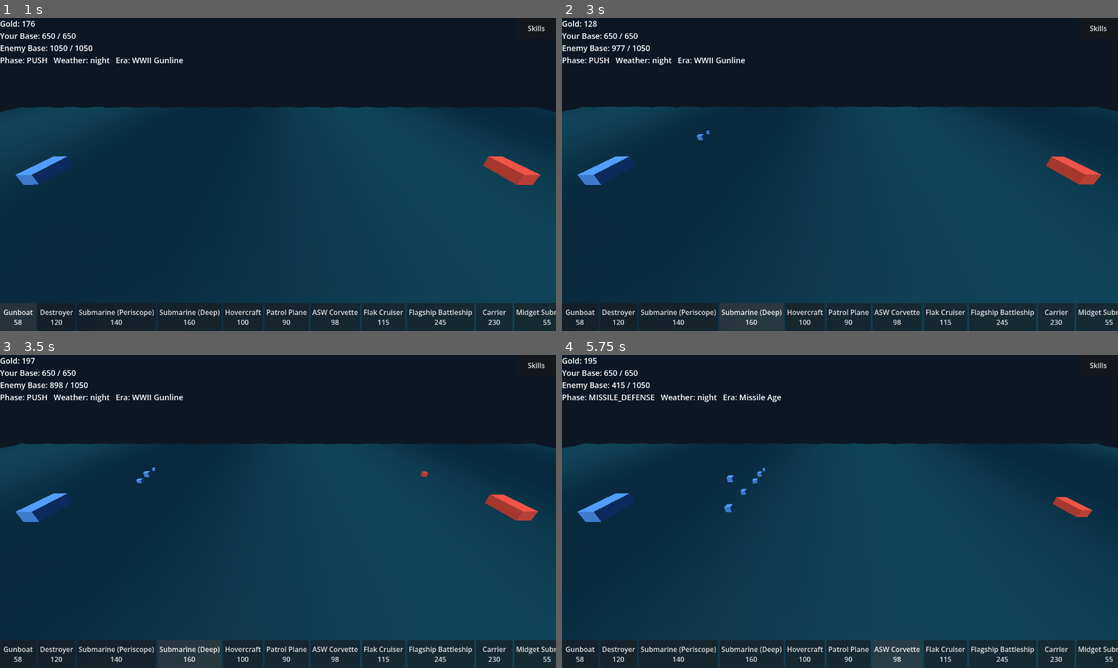
Above: before the commit, frames 1-4 (two rows, left to right).
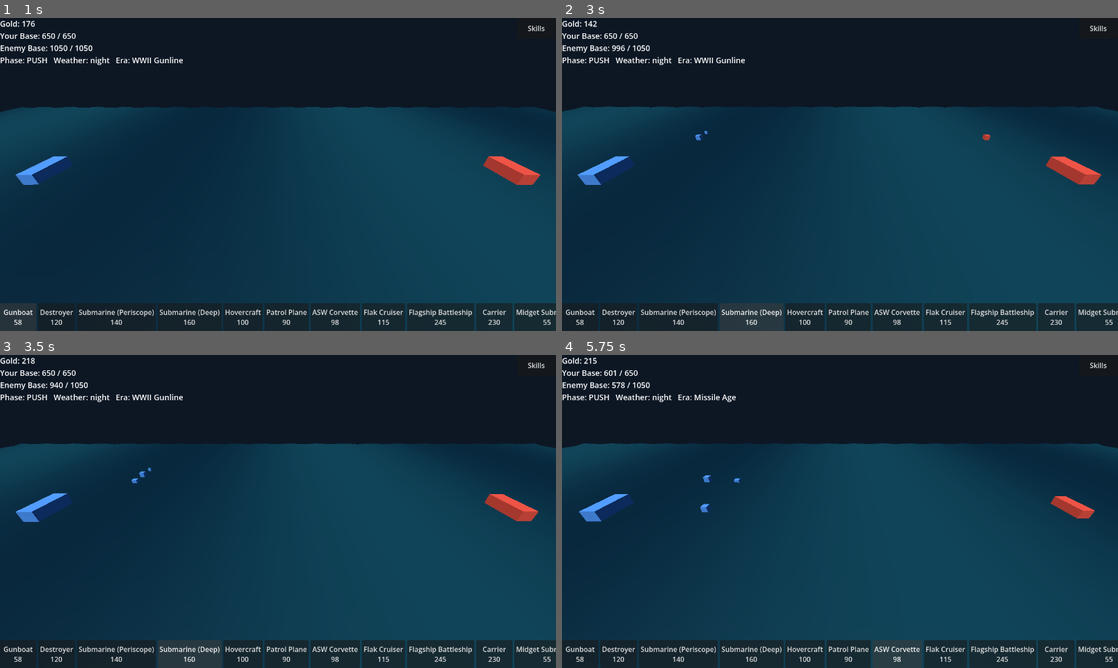
Above: after the commit, the same moments.

Repository: icomppower/iron-corridor
Game: Godot game, scene res://presentation/Main.tscn
The game is run twice, just before and just after one commit, with the same random seed, the same clock (stepped at 60 frames per second) and the same inputs.
Inputs:
- Up to frame 1 (1 s): click "Gunboat 58" at 0.5 s
- Up to frame 2 (3 s): click "Destroyer 120" at 1.25 s; click "Submarine (Periscope) 140" at 2 s; click "Submarine (Deep) 160" at 2.75 s
- Up to frame 3 (3.5 s): no input
- Up to frame 4 (5.75 s): click "Hovercraft 100" at 3.5 s; click "Patrol Plane 90" at 4.25 s; click "ASW Corvette 98" at 5 s

Frame 1 is identical in both runs. In frame 2, 0.1% of the frame differs, in the area x 4-97%, y 0-54%; in frame 3, 0.2%; in frame 4, 0.8%, in the area x 2-96%, y 0-54%.

Commit message:
Balance convergence pass 6: shave the leaders early, harden eco's wall
Pass-5: 16/21, all levels winnable + all bosses killable + mono test
green for the first time. Remaining: turtle 1.00 / mixed 0.87 aggregates
(rebounded when L4/L5 went sub-lean), one curve inversion (L2 0.68 <
L3 0.75), mixed's mid-range rates amplifying weather (0.21/0.36 swings),
and eco dying ~tick 59 on L1 (not a timeout — its wall folds against
L1's concentrated 4-slot enemy rotation; the budget raise only lifted
the 15% threshold on it).

- turtle drops its double-destroyer slot: 25% less wall tempo, shaves
  its saturated early levels while it keeps anchoring L4/L5
- eco seed floor 1.0x -> 1.3x enemy-income scale: survives L1's opening
- weather: fog -4% gun, night +3% torpedo / -2% gun
- incomes: L1 11.0, L3 17.0 (fixes L2<L3 inversion), L4 18.0

Co-Authored-By: Claude Fable 5 <noreply@anthropic.com>
Claude-Session: https://claude.ai/code/session_01CdRtWNHmvePL8b9JUYqr96

Diff:
--- a/data/levels/level_01.json
+++ b/data/levels/level_01.json
@@ -2,7 +2,7 @@
   "id": "level_01",
   "name": "Coastal Approach",
   "turn_budget": 420,
-  "enemy_income_base": 10.0,
+  "enemy_income_base": 11.0,
   "enemy_base_hp": 1050,
   "player_base_hp": 650,
   "enemy_roster": [
--- a/data/levels/level_03.json
+++ b/data/levels/level_03.json
@@ -2,7 +2,7 @@
   "id": "level_03",
   "name": "Convoy Gauntlet",
   "turn_budget": 400,
-  "enemy_income_base": 16.5,
+  "enemy_income_base": 17.0,
   "enemy_base_hp": 1650,
   "player_base_hp": 710,
   "enemy_roster": [
--- a/data/levels/level_04.json
+++ b/data/levels/level_04.json
@@ -2,7 +2,7 @@
   "id": "level_04",
   "name": "Deepwater Blockade",
   "turn_budget": 410,
-  "enemy_income_base": 17.5,
+  "enemy_income_base": 18.0,
   "enemy_base_hp": 1650,
   "player_base_hp": 740,
   "enemy_roster": [
--- a/data/weather.json
+++ b/data/weather.json
@@ -1,11 +1,11 @@
 {
   "clear": {},
   "fog": {
-    "gun_attack_pct": -0.06
+    "gun_attack_pct": -0.04
   },
   "night": {
-    "torpedo_attack_pct": 0.05,
-    "gun_attack_pct": -0.03
+    "torpedo_attack_pct": 0.03,
+    "gun_attack_pct": -0.02
   },
   "storm": {
     "grounds_air": true
--- a/sim/strategies.gd
+++ b/sim/strategies.gd
@@ -16,7 +16,7 @@
 		"eco":
 			_eco(side, catalog, level, economy, tick)
 		"turtle":
-			_spend_weighted(side, catalog, economy, tick, ["destroyer", "destroyer", "corvette_asw", "flak_cruiser"])
+			_spend_weighted(side, catalog, economy, tick, ["destroyer", "corvette_asw", "flak_cruiser"])
 		"mixed":
 			_spend_weighted(side, catalog, economy, tick, ["corvette_asw", "destroyer", "flak_cruiser", "submarine_shallow", "hovercraft", "minelayer", "INCOME", "battleship_flagship", "carrier"])
 		"level_ai":
@@ -44,7 +44,7 @@
 		defender_hp += float(side["stacks"][uid]["alive_hp"])
 	var seed_unit := "corvette_asw" if side["roster"].has("corvette_asw") else "gunboat"
 	var udef: Dictionary = catalog.units.get(seed_unit, {})
-	var threat_scale: float = max(1.0, float(level.get("enemy_income_base", 12.0)) / 12.0)
+	var threat_scale: float = max(1.3, float(level.get("enemy_income_base", 12.0)) / 12.0)
 	var seed_target: float = float(udef.get("hp", 40.0)) * 3.0 * threat_scale
 	if defender_hp < seed_target and side["roster"].has(seed_unit):
 		MatchSim.enqueue_build(side, catalog, seed_unit, economy, tick)
